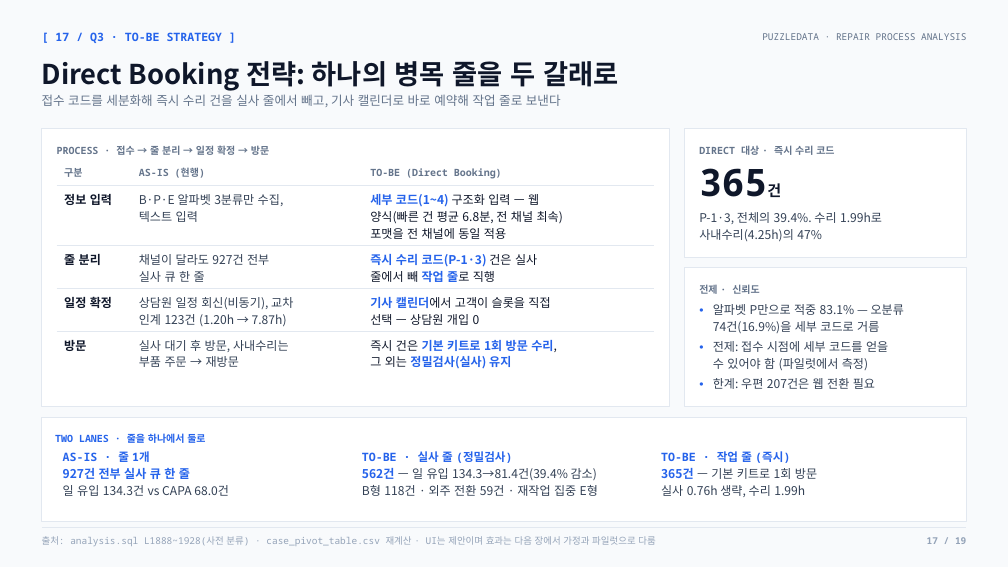
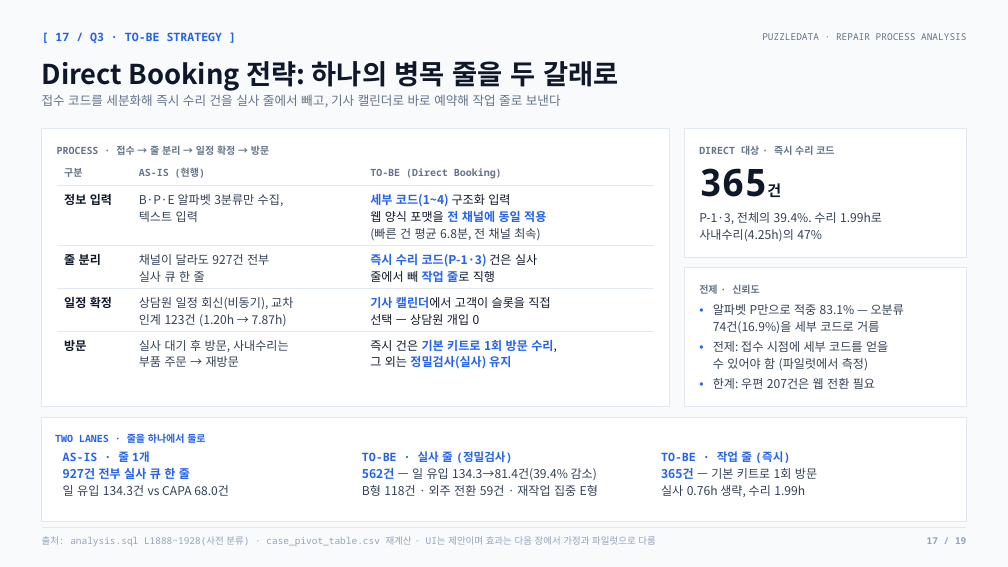
Before and after one commit to nus1245/puzzle_data, a slide deck: slide 17 of outputs/pptx/puzzledata_repair_report.pptx. Drawn at 1008x567 pixels with LibreOffice and Linux fonts; fonts in the diff are those of the drawing. Boxes give left, top, right and bottom in pixels: in the first picture for what was removed or moved away, otherwise in the second. Text is boxed around its words. In the diff, an @@ line names an element or a change of style, - is before the commit and + after.

```diff
--- a/outputs/pptx/puzzledata_repair_report.pptx
+++ b/outputs/pptx/puzzledata_repair_report.pptx
@@ text at bbox=[370, 194, 546, 240]: text changed; text colour #0F172A to #2563EB @@
-세부 코드(1~4) 구조화 입력 — 웹
-양식(빠른 건 평균 6.8분, 전 채널 최속)
-포맷을 전 채널에 동일 적용
+세부 코드(1~4) 구조화 입력
+웹 양식 포맷을 전 채널에 동일 적용
+(빠른 건 평균 6.8분, 전 채널 최속)
```
Also in this commit, not shown: 2 other files.
